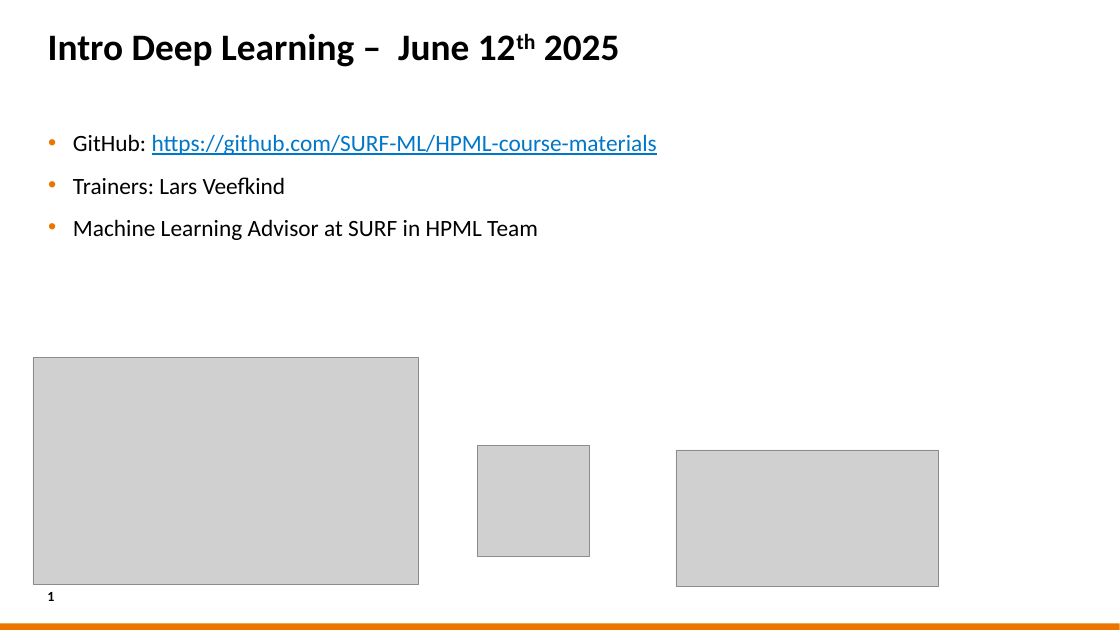
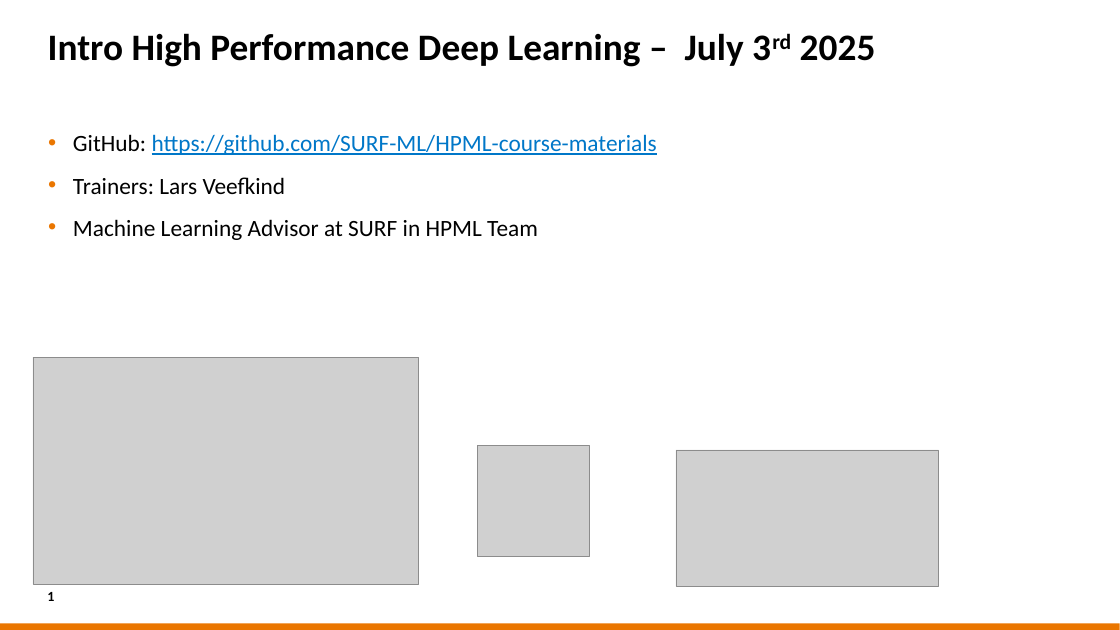
Before and after one commit to sara-nl/HPML-course-materials, a slide deck: slide 1 of Day1/slides/EuroHPC_HPML_welcome.pptx. Drawn at 1120x630 pixels with LibreOffice and Linux fonts; fonts in the diff are those of the drawing; grey boxes stand for pictures; background and template pictures are left out. Boxes give left, top, right and bottom in pixels: in the first picture for what was removed or moved away, otherwise in the second. Text is boxed around its words. In the diff, an @@ line names an element or a change of style, - is before the commit and + after.

```diff
--- a/Day1/slides/EuroHPC_HPML_welcome.pptx
+++ b/Day1/slides/EuroHPC_HPML_welcome.pptx
@@ title at (48, 33, 876, 67): text changed @@
-Intro Deep Learning – June 12th 2025
+Intro High Performance Deep Learning – July 3rd 2025
```
Also in this commit, not shown: 2 other slides changed, 1 other file.
